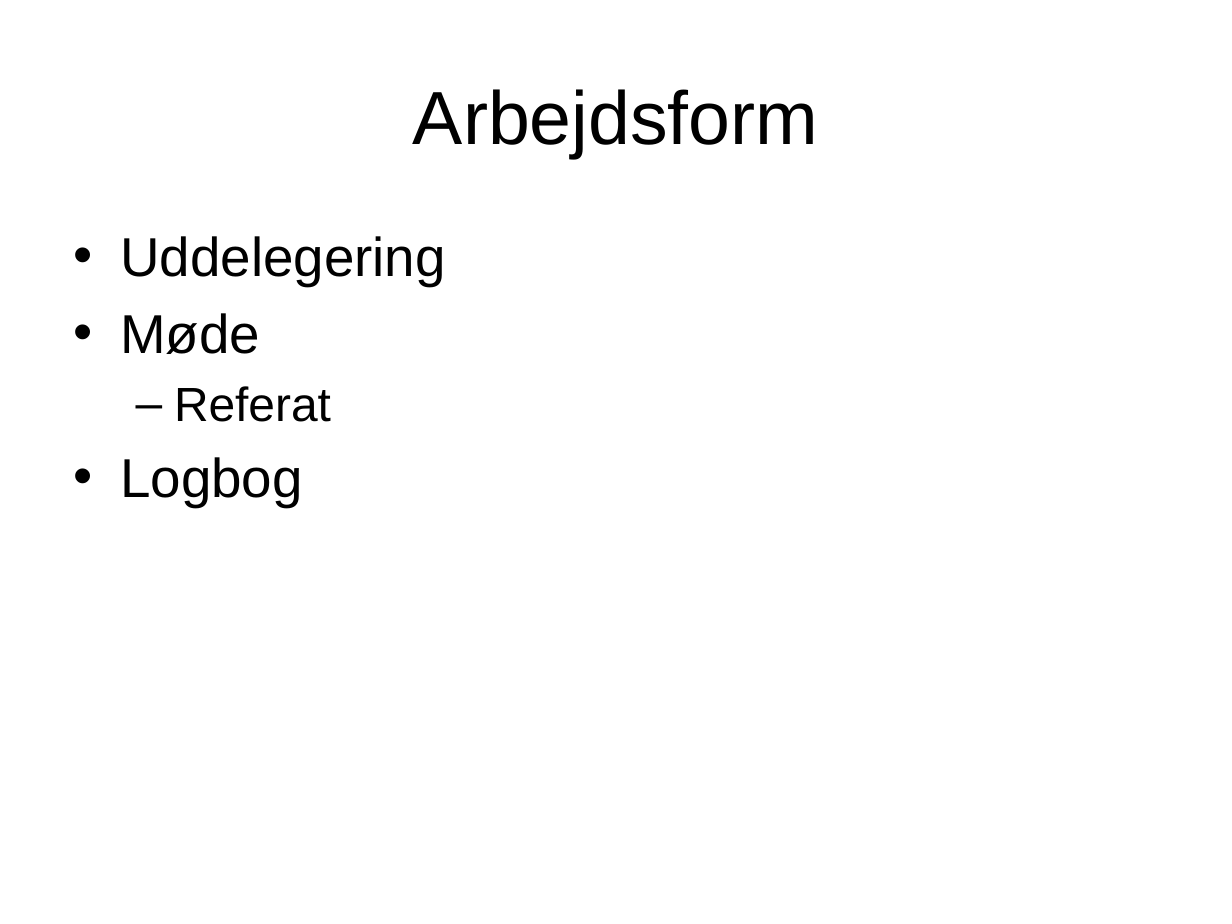
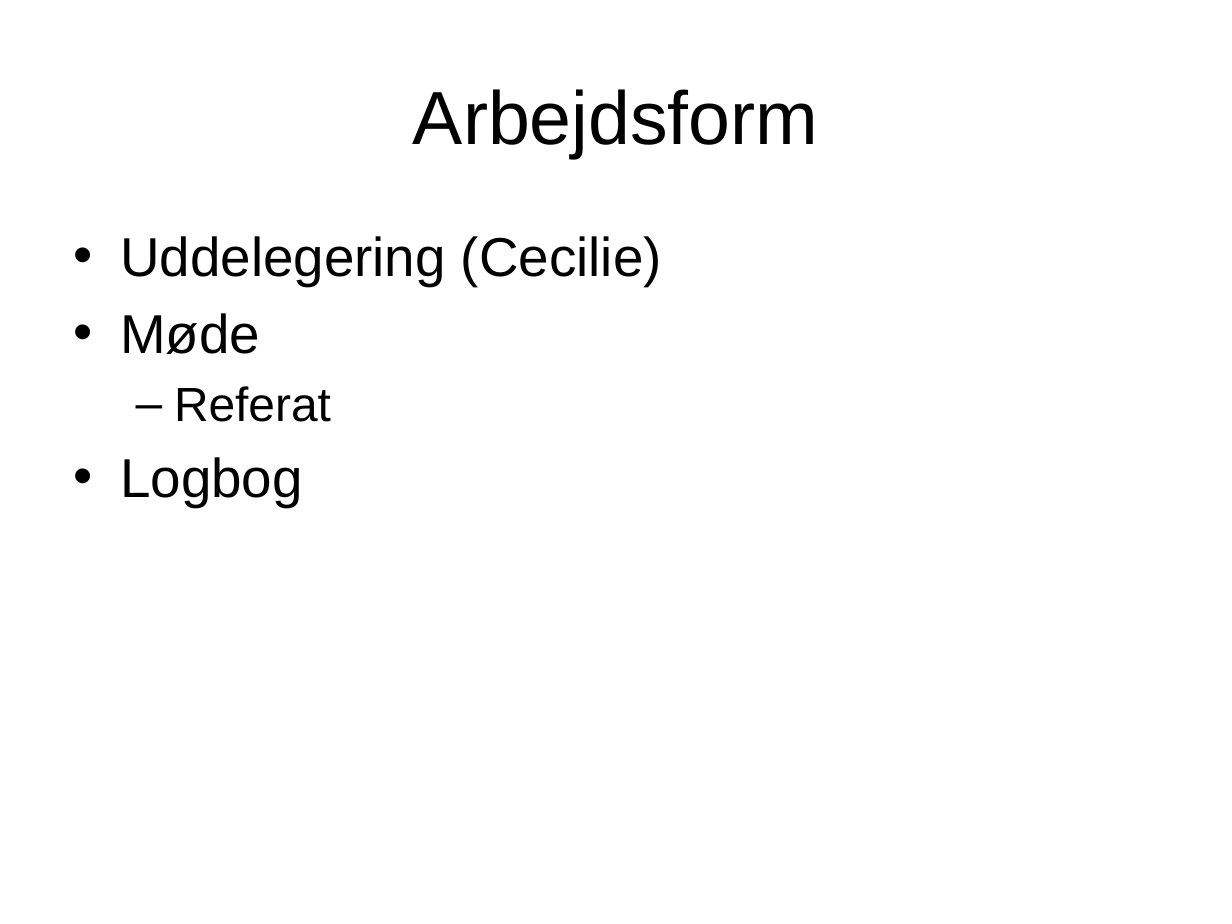
Before and after one commit to banasik/Semesterprojekt2, a slide deck: slide 7 of Fremlæggelse/2441.pptx (slide 6 before the commit). Drawn at 1232x924 pixels with LibreOffice and Linux fonts; fonts in the diff are those of the drawing; background and template pictures are left out. Boxes give left, top, right and bottom in pixels: in the first picture for what was removed or moved away, otherwise in the second. Text is boxed around its words. In the diff, an @@ line names an element or a change of style, - is before the commit and + after.

```diff
--- a/Fremlæggelse/2441.pptx
+++ b/Fremlæggelse/2441.pptx
@@ text at (120,236,662,286): text changed @@
-• Uddelegering
+• Uddelegering (Cecilie)
```
Also in this commit, not shown: 4 other slides changed, 2 slides added, 1 slide removed.
